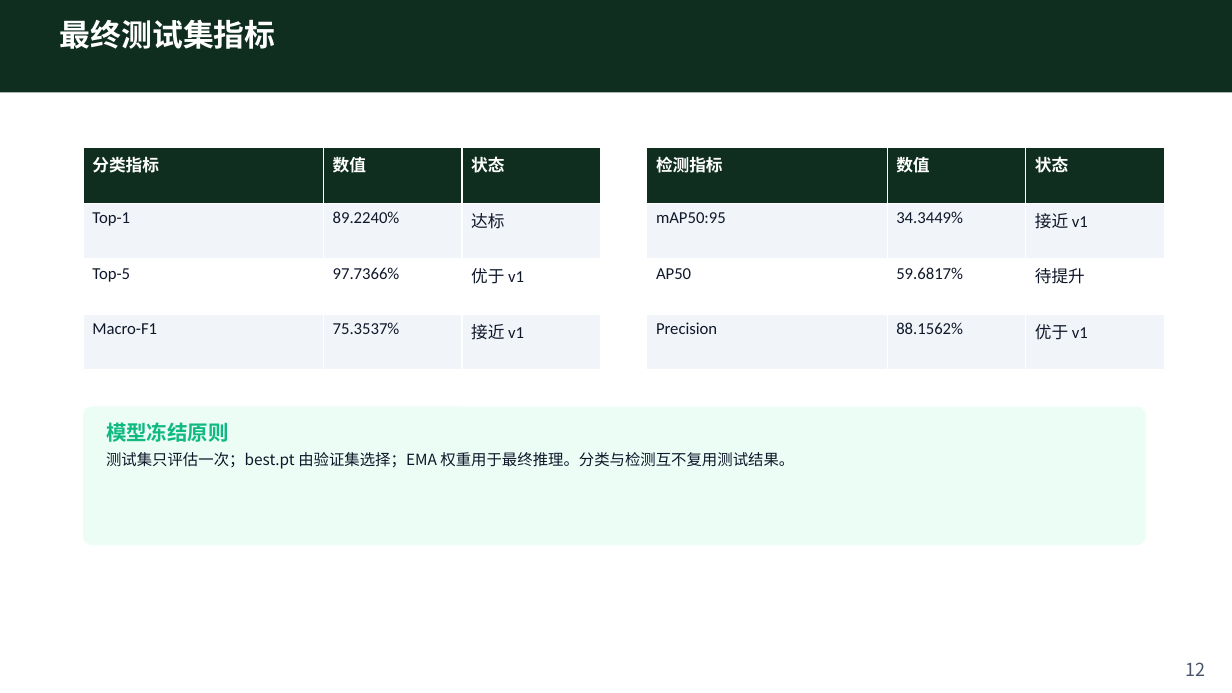
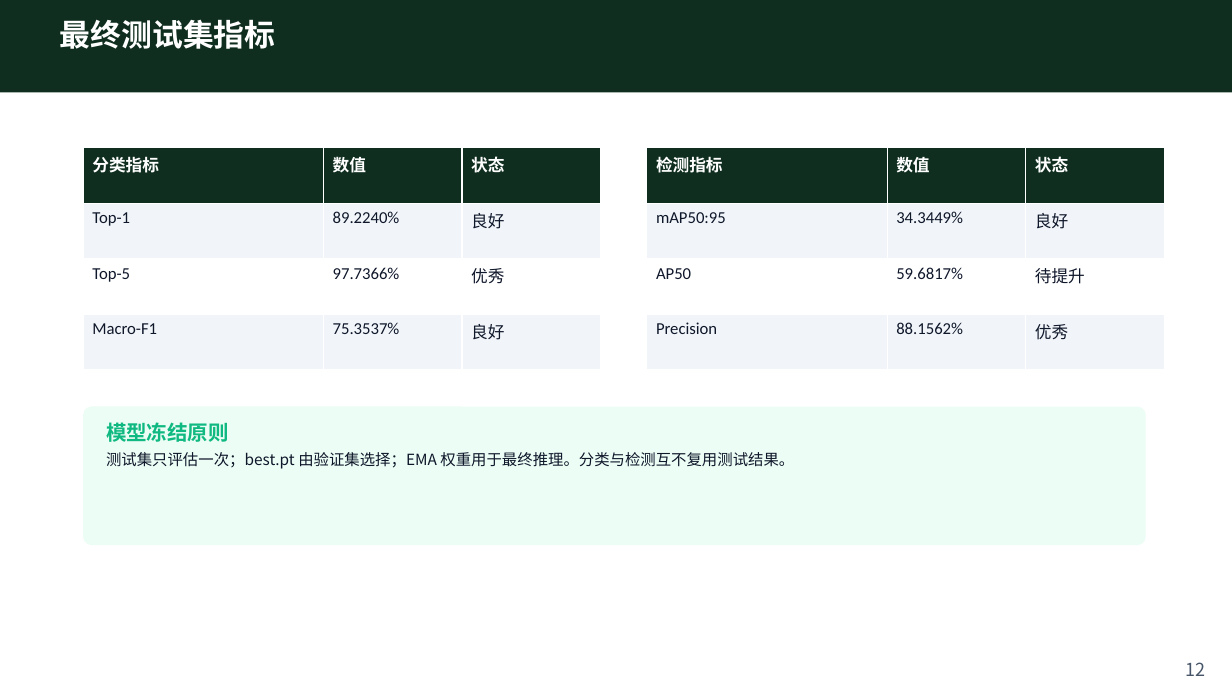
Before and after one commit to kfzeng1/DLCPD-25, a slide deck: slide 12 of docs/presentations/plan-a-model-architecture.pptx. Drawn at 1232x693 pixels with LibreOffice and Linux fonts; fonts in the diff are those of the drawing. Boxes give left, top, right and bottom in pixels: in the first picture for what was removed or moved away, otherwise in the second. Text is boxed around its words. In the diff, an @@ line names an element or a change of style, - is before the commit and + after.

```diff
--- a/docs/presentations/plan-a-model-architecture.pptx
+++ b/docs/presentations/plan-a-model-architecture.pptx
@@ table at (x1=83, y1=148, x2=601, y2=370) @@
-row 2, column 3: 达标
+row 2, column 3: 良好
-row 3, column 3: 优于 v1
+row 3, column 3: 优秀
-row 4, column 3: 接近 v1
+row 4, column 3: 良好
@@ table at (x1=647, y1=148, x2=1165, y2=370) @@
-row 2, column 3: 接近 v1
+row 2, column 3: 良好
-row 4, column 3: 优于 v1
+row 4, column 3: 优秀
```
Also in this commit, not shown: 1 other slide changed, 1 slide added, 1 slide removed, 5 other files.
